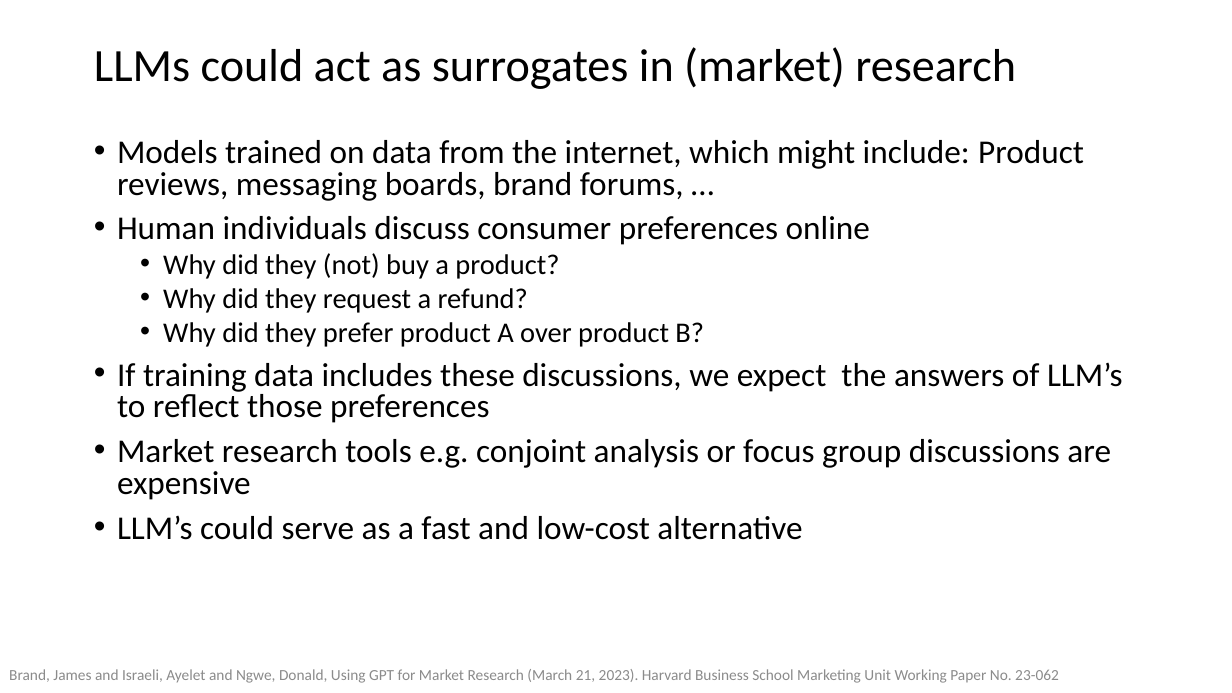
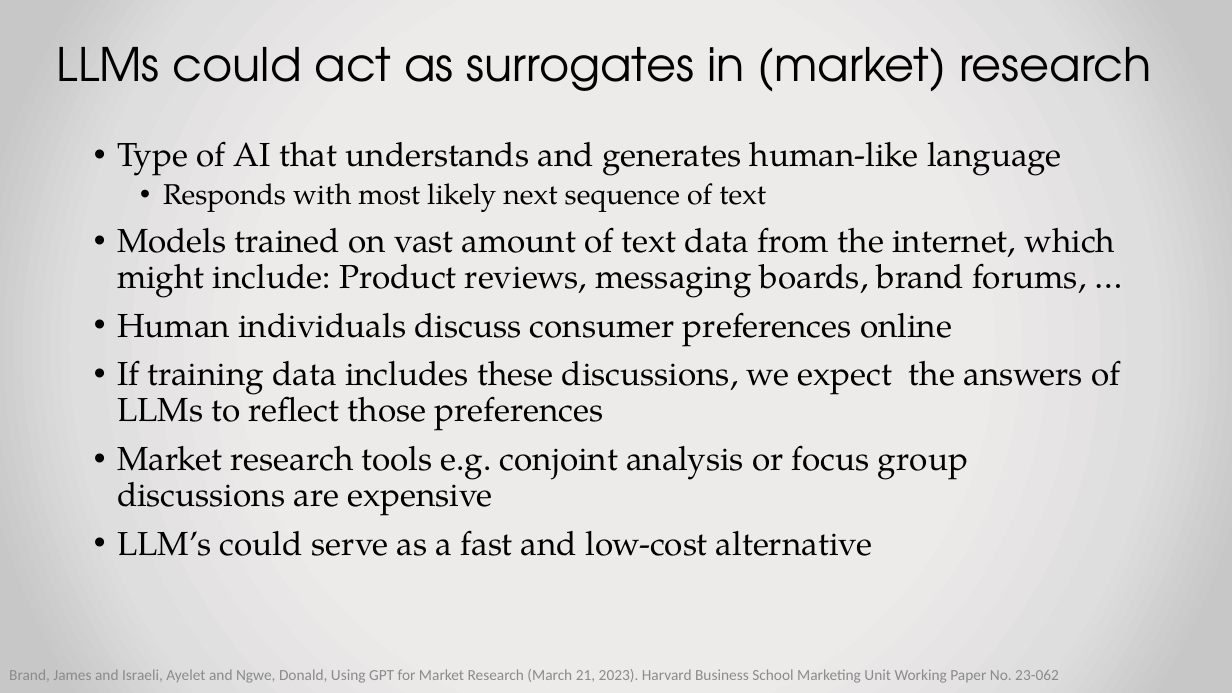
Before and after one commit to MariusDSPM/Data-Science-Project, a slide deck: slide 2 of ds500_interim_presentation.pptx (slide 3 before the commit). Drawn at 1232x693 pixels with LibreOffice and Linux fonts; fonts in the diff are those of the drawing. Boxes give left, top, right and bottom in pixels: in the first picture for what was removed or moved away, otherwise in the second. Text is boxed around its words. In the diff, an @@ line names an element or a change of style, - is before the commit and + after.

```diff
--- a/ds500_interim_presentation.pptx
+++ b/ds500_interim_presentation.pptx
@@ background #FFFFFF to gradient #EDEBEB to #E0DEDE to #C9C7C7 @@
@@ title "LLMs could act as surrogates ...": place and size @@
-title "LLMs could act as surrogates ..." at box(94, 47, 1016, 89)
+title "LLMs could act as surrogates ..." at box(57, 46, 1152, 91)
@@ title "LLMs could act as surrogates ..." at box(57, 46, 1152, 91): font Calibri to TeX Gyre Adventor @@
@@ text at box(117, 141, 1115, 298): text changed; font Calibri to TeX Gyre Pagella @@
-• Models trained on data from the internet, which might include: Product reviews, messaging boards, brand forums, …
+• Type of AI that understands and generates human-like language
+  • Responds with most likely next sequence of text
+• Models trained on vast amount of text data from the internet, which might include: Product reviews, messaging boards, brand forums, …
@@ text at box(117, 312, 968, 556): font Calibri to TeX Gyre Pagella in "Human individuals discuss consumer preferences online", "Market research tools e.g. conjoint analysis or ...", "LLM’s could serve as a fast and ..."; line spacing 0.8 to 0.9 @@
@@ text at box(117, 360, 1120, 431): text changed; size 22.2 to 25.9 pt; font Calibri to TeX Gyre Pagella @@
-  • Why did they (not) buy a product?
-  • Why did they request a refund?
-  • Why did they prefer product A over product B?
-• If training data includes these discussions, we expect the answers of LLM’s to reflect those preferences
+• If training data includes these discussions, we expect the answers of LLMs to reflect those preferences
```
Also in this commit, not shown: 3 other slides changed, 1 slide removed, 1 other file.
